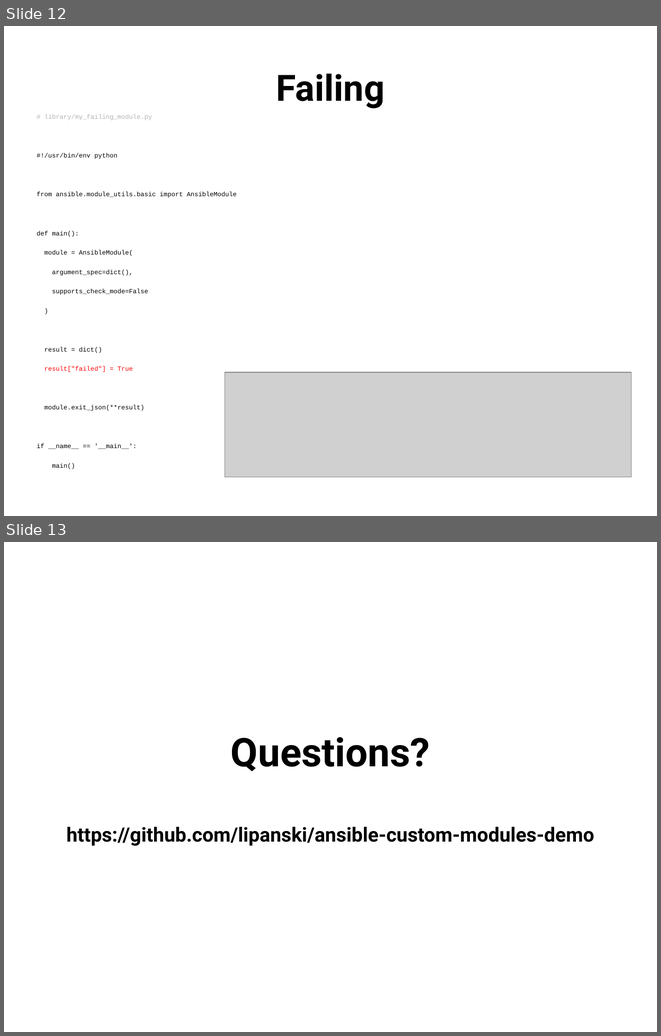
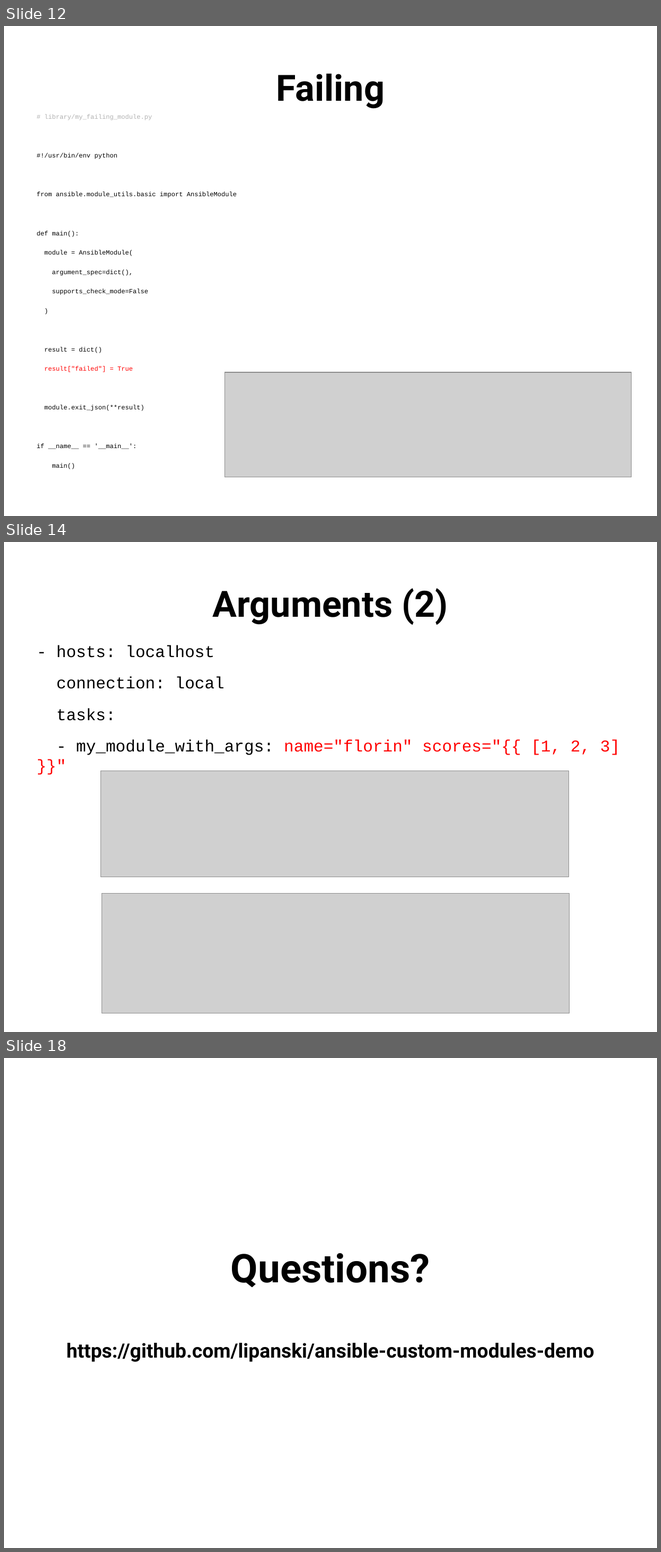
Before and after one commit to lipanski/ansible-custom-modules-demo, a slide deck: slides/custom-modules.odp. Shown one above the other, each under a label of ours: slides 12 and 13 before the commit, slides 12, 14 and 18 after it; the slides between them are not shown. The pictures are 661x1036 and 661x1552 pixels, drawn with LibreOffice and Linux fonts; fonts in the diff are those of the drawing; grey boxes stand for pictures. Boxes give left, top, right and bottom in pixels: in the first picture for what was removed or moved away, otherwise in the second. Text is boxed around its words. In the diff, an @@ line names an element or a change of style, - is before the commit and + after.

Commit message:
module_with_args and my_ruby_module

```diff
--- a/slides/custom-modules.odp
+++ b/slides/custom-modules.odp
@@ slide 14 added at box(4, 542, 657, 1032), background #FFFFFF @@
@@ title added at box(213, 588, 448, 625), 44 pt, text #000000, bold @@
+Arguments (2)
@@ text added at box(56, 645, 620, 755), 20 pt, text #000000 @@
+- hosts: localhost
+connection: local
+tasks:
+- my_module_with_args: name="florin" scores="{{ [1, 2, 3] }}"
@@ picture added at box(101, 771, 570, 876) @@
@@ picture added at box(102, 893, 570, 1013) @@
@@ what was slide 13 is now slide 18 @@
```
Also in this commit, not shown: 2 slides changed, 4 other slides added, 4 other files.
